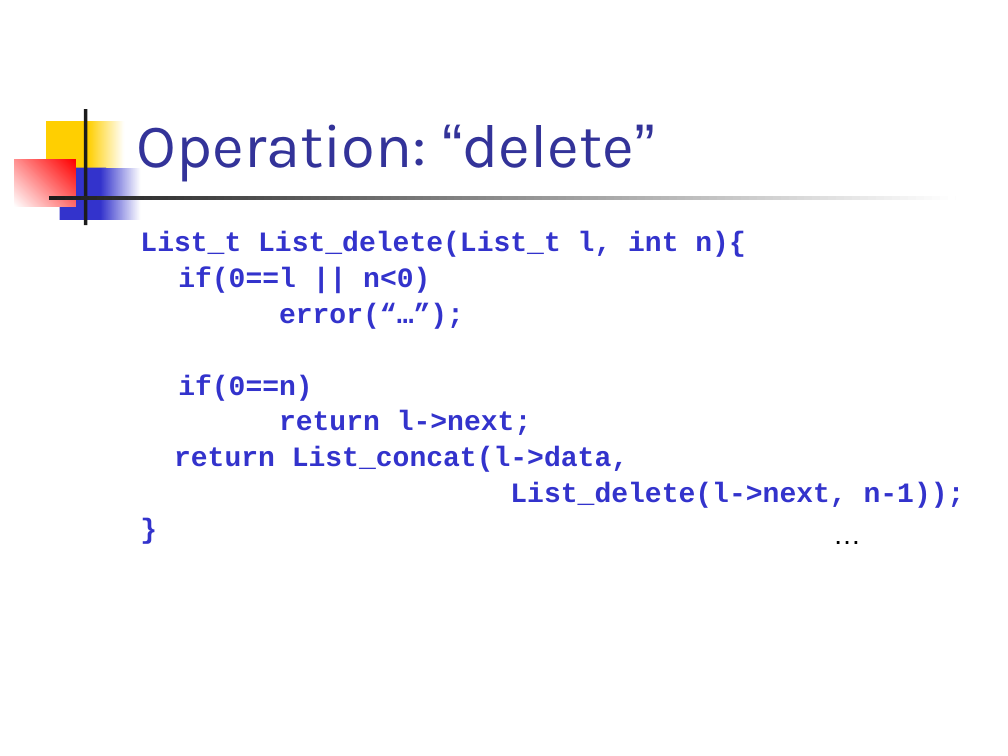
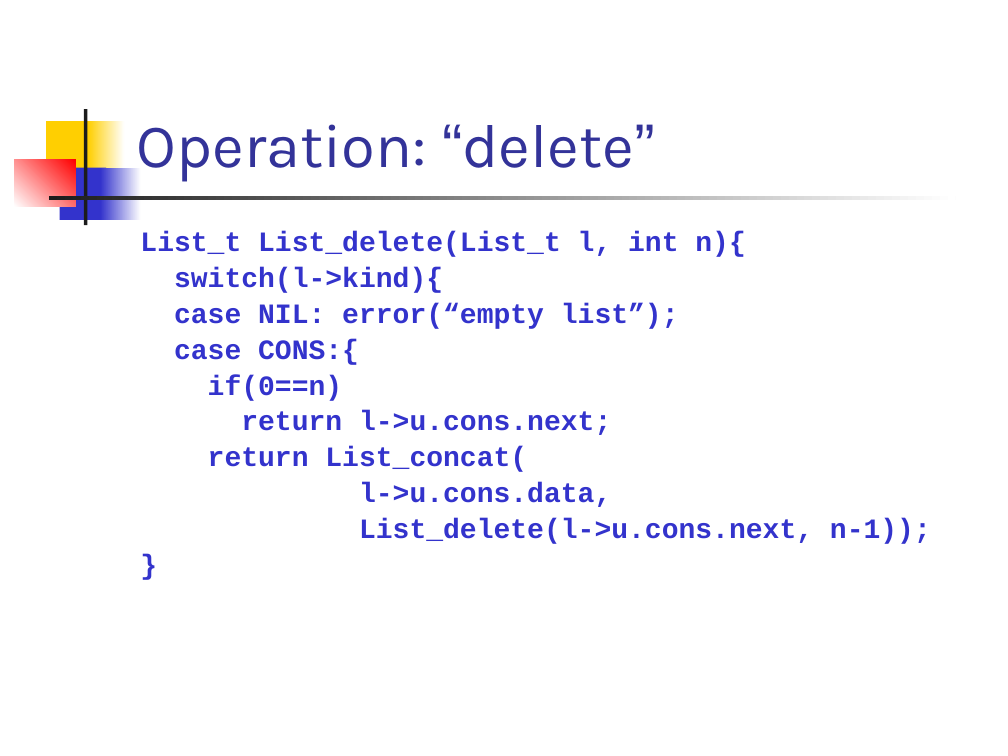
Before and after one commit to csslab-ustc/csslab-ustc.github.io, a slide deck: slide 16 of courses/sysprog/slides/lec13-funList.pptx. Drawn at 1008x756 pixels with LibreOffice and Linux fonts; fonts in the diff are those of the drawing. Boxes give left, top, right and bottom in pixels: in the first picture for what was removed or moved away, otherwise in the second. Text is boxed around its words. In the diff, an @@ line names an element or a change of style, - is before the commit and + after.

```diff
--- a/courses/sysprog/slides/lec13-funList.pptx
+++ b/courses/sysprog/slides/lec13-funList.pptx
@@ text at <box>174,267,679,365</box>: text changed @@
-if(0==l || n<0)
-error(“…”);
+switch(l->kind){
+case NIL: error(“empty list”);
+case CONS:{
@@ text at <box>208,411,931,544</box>: text changed @@
-return l->next;
-return List_concat(l->data,
-List_delete(l->next, n-1));
+return l->u.cons.next;
+return List_concat(
+l->u.cons.data,
+List_delete(l->u.cons.next, n-1));
@@ text removed at <box>824,512,899,555</box> @@
-…
```
Also in this commit, not shown: 7 other slides changed.
